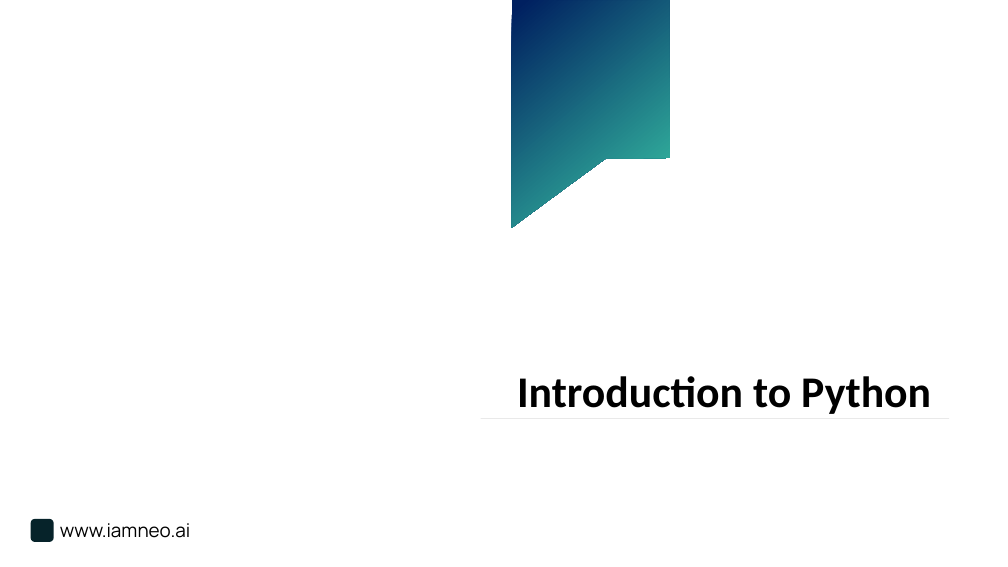
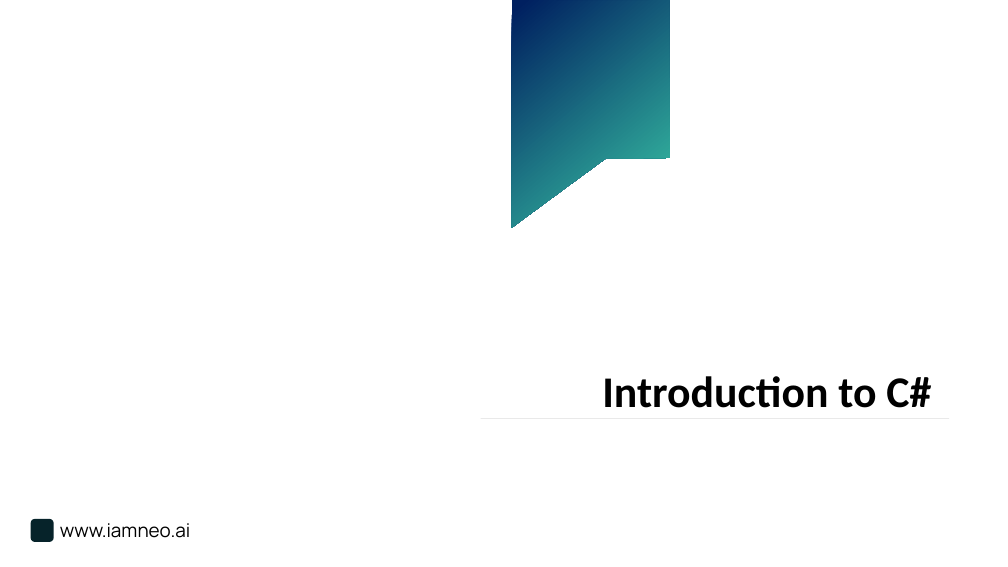
Before and after one commit to DivakarSathees/PptxGenerator-python, a slide deck: slide 1 of Cloud_Trends_2025.pptx. Drawn at 1008x567 pixels with LibreOffice and Linux fonts; fonts in the diff are those of the drawing; background and template pictures are left out. Boxes give left, top, right and bottom in pixels: in the first picture for what was removed or moved away, otherwise in the second. Text is boxed around its words. In the diff, an @@ line names an element or a change of style, - is before the commit and + after.

```diff
--- a/Cloud_Trends_2025.pptx
+++ b/Cloud_Trends_2025.pptx
@@ text at box(602, 376, 931, 408): text changed @@
-Introduction to Python
+Introduction to C#
```
Also in this commit, not shown: 4 slides added, 11 slides removed, 11 other files.
